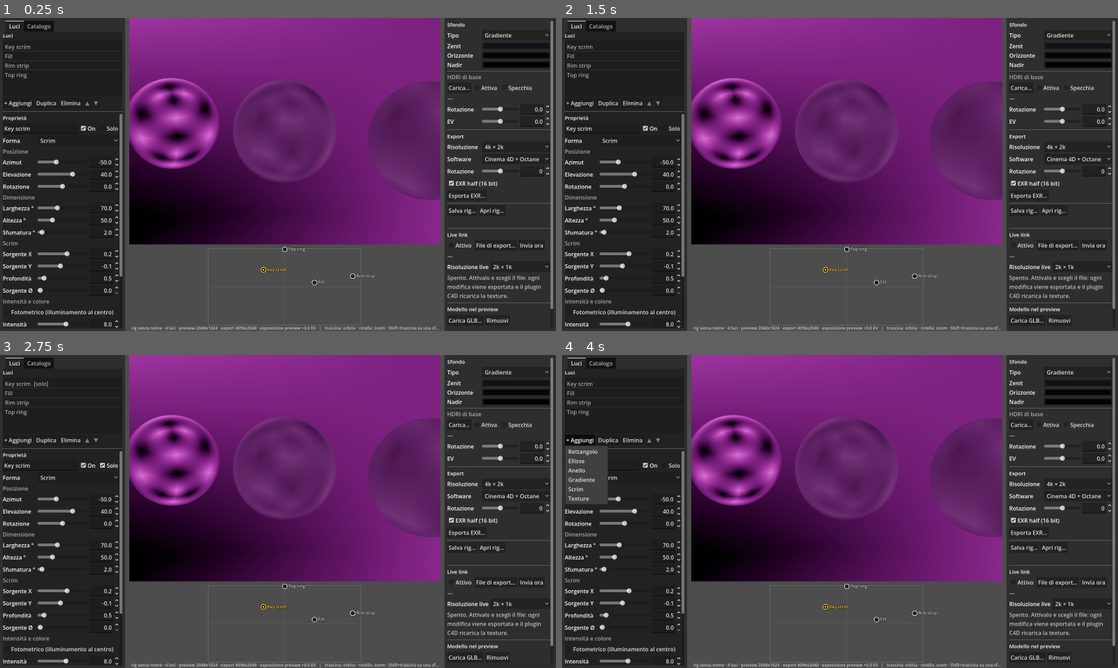
Above: before the commit, frames 1-4 (two rows, left to right).
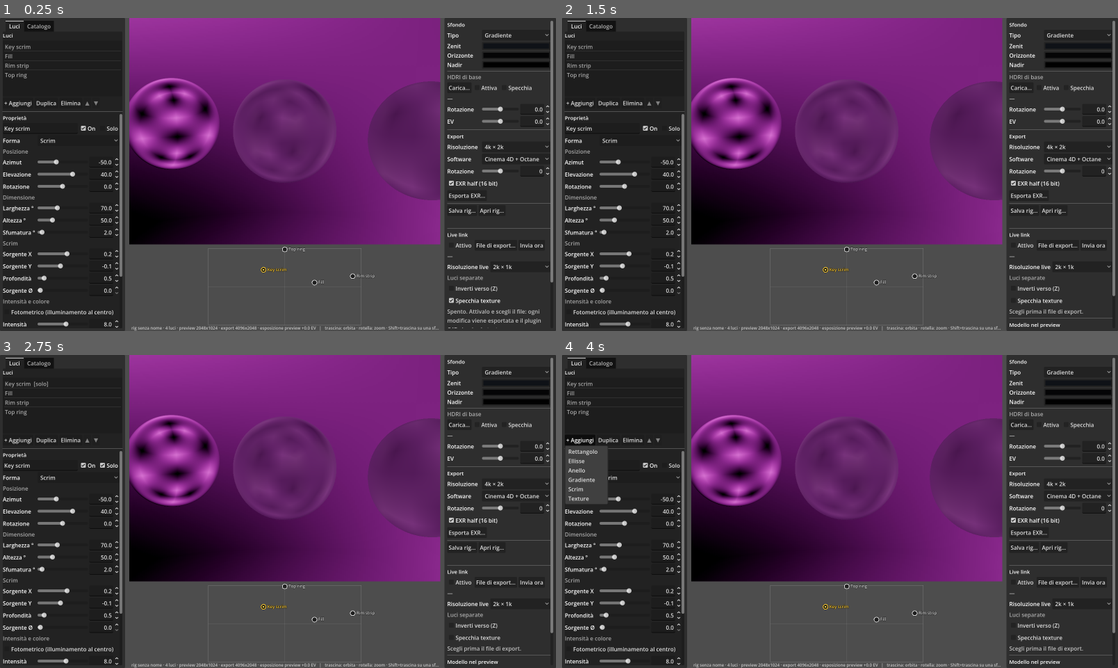
Above: after the commit, the same moments.

Repository: lignazio/hdri-studio
Game: Godot game, scene res://scenes/main.tscn
Same seed, same stepped clock (60 frames per second), same inputs: the game is played once before the commit and once after it.
Inputs (mouse positions are in pixels of both pictures, inside the frame that each line leads up to):
- Up to frame 1 (0.25 s): no input
- Up to frame 2 (1.5 s): click "Cinema 4D + Octane" at 0.5 s; click (1062, 299) at 1.25 s, where only the run after the commit has a clickable "Specchia texture"
- Up to frame 3 (2.75 s): click "Solo" at 2 s
- Up to frame 4 (4 s): click "Solo" at 2.75 s; click "+ Aggiungi" at 3.5 s

The runs differ from the first frame. In frame 1, 0.8% of the frame differs, in the area x 80-100%, y 82-100%; in frame 2, 0.8%; in frame 3, 0.8%; in frame 4, 0.8%.
Error in both runs: Assertion failed: RenderingDevice non disponibile (headless?) (res://bake/baker.gd:41)

Commit message:
Luci separate: verso Z e specchio della texture regolabili dal pannello Live link; versione del plugin in console
Co-Authored-By: Claude Opus 5 <noreply@anthropic.com>

Diff:
--- a/hdri_studio/export/hdri_export.gd
+++ b/hdri_studio/export/hdri_export.gd
@@ -11,14 +11,12 @@
 ##  - Cinema 4D + Octane: punto bianco a destra → come il preview, nessun flip.
 ##  - Cinema 4D nativo (Standard/Physical): punto bianco a sinistra → specchio.
 ##  - Houdini: da misurare, per ora come Blender.
-## separate_flip_u: specchia orizzontalmente l'EXR planare delle luci separate. Con la luce che guarda
-## il centro con la faccia +Z (Octane) la texture, vista dal centro, risulterebbe specchiata: la
-## specchiamo in export. Da confermare al primo test con una luce asimmetrica.
+## (Il verso e lo specchio della texture delle luci separate sono opzioni del pannello Live link.)
 const TARGETS := {
-	"Cinema 4D + Octane": {"flip": false, "shift": 0.0, "separate_flip_u": true},
-	"Cinema 4D nativo": {"flip": true, "shift": 0.0, "separate_flip_u": true},
-	"Godot / Blender": {"flip": false, "shift": 0.0, "separate_flip_u": false},
-	"Houdini": {"flip": false, "shift": 0.0, "separate_flip_u": false},
+	"Cinema 4D + Octane": {"flip": false, "shift": 0.0},
+	"Cinema 4D nativo": {"flip": true, "shift": 0.0},
+	"Godot / Blender": {"flip": false, "shift": 0.0},
+	"Houdini": {"flip": false, "shift": 0.0},
 }
 const DEFAULT_TARGET := "Cinema 4D + Octane"
 
--- a/hdri_studio/scenes/main.gd
+++ b/hdri_studio/scenes/main.gd
@@ -183,6 +183,7 @@
 	link_panel.toggled_link.connect(_set_link_enabled)
 	link_panel.pick_path_requested.connect(_pick_live_path)
 	link_panel.push_now_requested.connect(func() -> void: _live_export())
+	link_panel.separate_options_changed.connect(func() -> void: _live_export())
 	_update_status()
 	_update_link_status()
 
@@ -459,8 +460,7 @@
 	for l in rig.separate_lights():
 		var lp := HdriExport.separate_path(path, l.name)
 		var limg := baker.bake_planar(l, 1024)
-		var tgt: Dictionary = HdriExport.TARGETS.get(target, {})
-		if tgt.get("separate_flip_u", false):
+		if link_panel.separate_flip_tex():
 			limg.flip_x()
 		var lerr := HdriExport.save_exr(limg, lp, half)
 		if lerr == OK:
@@ -557,7 +557,8 @@
 			"size": [size.x, size.y], "forward": vecs[0], "right": vecs[1], "up": vecs[2],
 			"azimuth": lz.azimuth, "elevation": l.elevation, "roll": l.roll,
 		})
-	return {"type": "separate_lights", "lights": entries, "target": target}
+	return {"type": "separate_lights", "lights": entries, "target": target,
+		"face_sign": -1 if link_panel.separate_flip_face() else 1}
 
 
 func _on_link_message(msg: Dictionary, client_id: int) -> void:
--- a/hdri_studio/ui/live_link_panel.gd
+++ b/hdri_studio/ui/live_link_panel.gd
@@ -8,10 +8,14 @@
 
 const LIVE_RESOLUTIONS := [Vector2i(1024, 512), Vector2i(2048, 1024), Vector2i(4096, 2048)]
 
+signal separate_options_changed()
+
 var _enabled: CheckBox
 var _path_label: Label
 var _res: OptionButton
 var _status: Label
+var _sep_flip_face: CheckBox
+var _sep_flip_tex: CheckBox
 
 
 func _init() -> void:
@@ -55,10 +59,39 @@
 	_res.selected = 1
 	rrow.add_child(_res)
 
+	var sl := Label.new()
+	sl.text = "Luci separate"
+	sl.modulate = Color(1, 1, 1, 0.6)
+	add_child(sl)
+	_sep_flip_face = CheckBox.new()
+	_sep_flip_face.text = "Inverti verso (Z)"
+	_sep_flip_face.tooltip_text = "Se le area light in C4D illuminano via dal centro, attiva."
+	_sep_flip_face.button_pressed = AppSettings.get_value("separate_flip_face", false)
+	_sep_flip_face.toggled.connect(func(v: bool) -> void:
+		AppSettings.set_value("separate_flip_face", v)
+		separate_options_changed.emit())
+	add_child(_sep_flip_face)
+	_sep_flip_tex = CheckBox.new()
+	_sep_flip_tex.text = "Specchia texture"
+	_sep_flip_tex.tooltip_text = "Se la texture della luce in C4D appare specchiata rispetto all'app, attiva."
+	_sep_flip_tex.button_pressed = AppSettings.get_value("separate_flip_tex", true)
+	_sep_flip_tex.toggled.connect(func(v: bool) -> void:
+		AppSettings.set_value("separate_flip_tex", v)
+		separate_options_changed.emit())
+	add_child(_sep_flip_tex)
+
 	_status = Label.new()
 	_status.autowrap_mode = TextServer.AUTOWRAP_WORD_SMART
 	_status.modulate = Color(1, 1, 1, 0.7)
 	add_child(_status)
+
+
+func separate_flip_face() -> bool:
+	return _sep_flip_face.button_pressed
+
+
+func separate_flip_tex() -> bool:
+	return _sep_flip_tex.button_pressed
 
 
 func is_enabled() -> bool:
Not shown, changed: hdri_studio/plugins/c4d/README.md
Not shown, changed: hdri_studio/plugins/c4d/hdri_studio_link/hdri_studio_link.pyp
